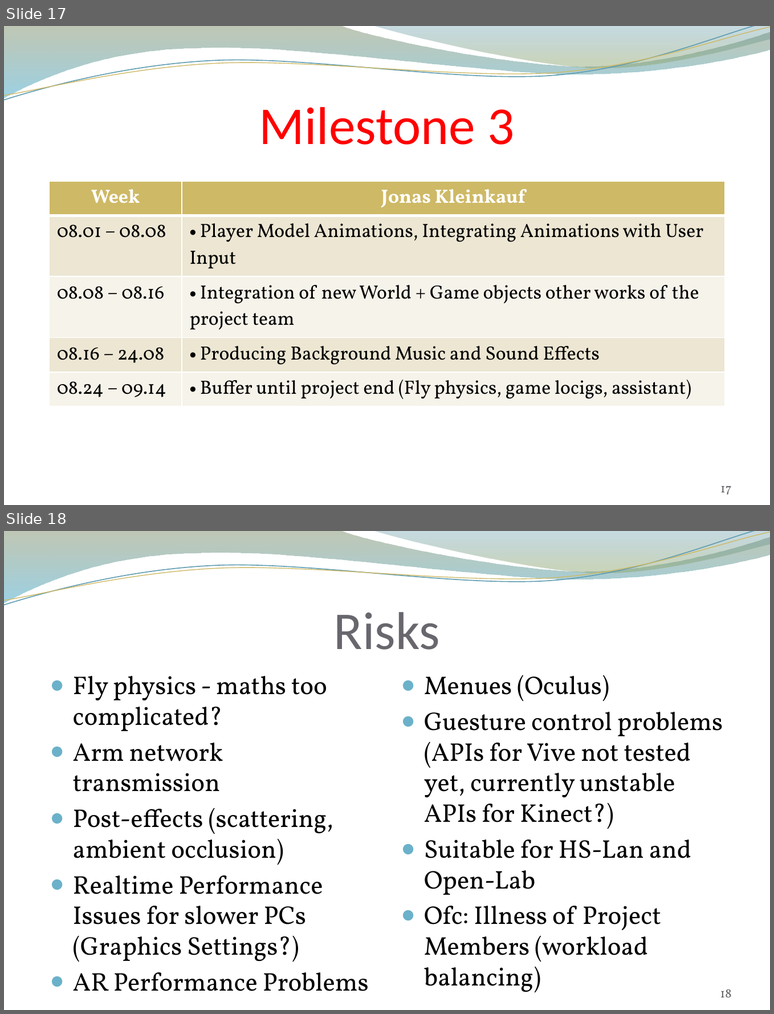
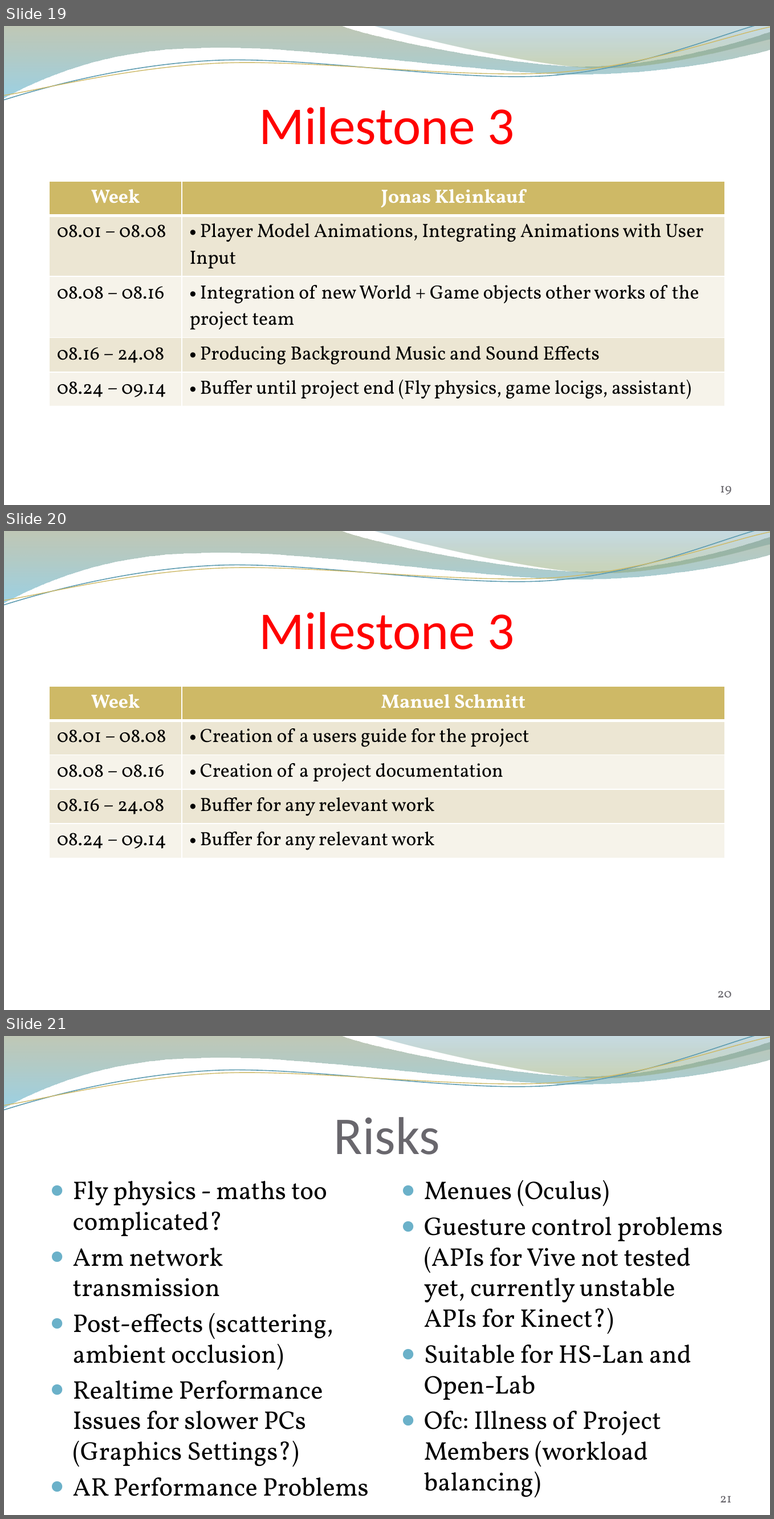
Before and after one commit to andreasdietze/Rift-WingsuitV2, a slide deck: Präsentationen/Projektpräsentation/Project proposal Rift Wingsuit V2.pptx. Shown one above the other, each under a label of ours: slides 17 and 18 before the commit, slides 19, 20 and 21 after it. The pictures are 774x1014 and 774x1519 pixels, drawn with LibreOffice and Linux fonts; fonts in the diff are those of the drawing; background and template pictures are left out. Boxes give left, top, right and bottom in pixels: in the first picture for what was removed or moved away, otherwise in the second. Text is boxed around its words. In the diff, an @@ line names an element or a change of style, - is before the commit and + after.

Commit message:
Milestones for Manuel Schmitt

```diff
--- a/Präsentationen/Projektpräsentation/Project proposal Rift Wingsuit V2.pptx
+++ b/Präsentationen/Projektpräsentation/Project proposal Rift Wingsuit V2.pptx
@@ slide 20 added at <box>4,531,770,1010</box>, background picture (left out); not listed: 4 template elements that a slide beside it also shows @@
@@ title added at <box>259,612,514,650</box>, 50 pt, text #FF0000 @@
+Milestone 3
@@ table added at <box>49,685,725,852</box>, 5 rows, 2 columns @@
+Week | Manuel Schmitt
+08.01 – 08.08 | Creation of a users guide for the project
+08.08 – 08.16 | Creation of a project documentation
+08.16 – 24.08 | Buffer for any relevant work
+08.24 – 09.14 | Buffer for any relevant work
@@ page number added at <box>718,990,732,997</box>, 12 pt, text #646268 @@
+20
@@ what was slide 17 is now slide 19 @@
@@ page number at <box>720,485,731,495</box>: text changed @@
-17
+19
@@ what was slide 18 is now slide 21 @@
@@ page number at <box>720,1495,732,1502</box>: text changed @@
-18
+21
```
Also in this commit, not shown: 2 other slides added.
